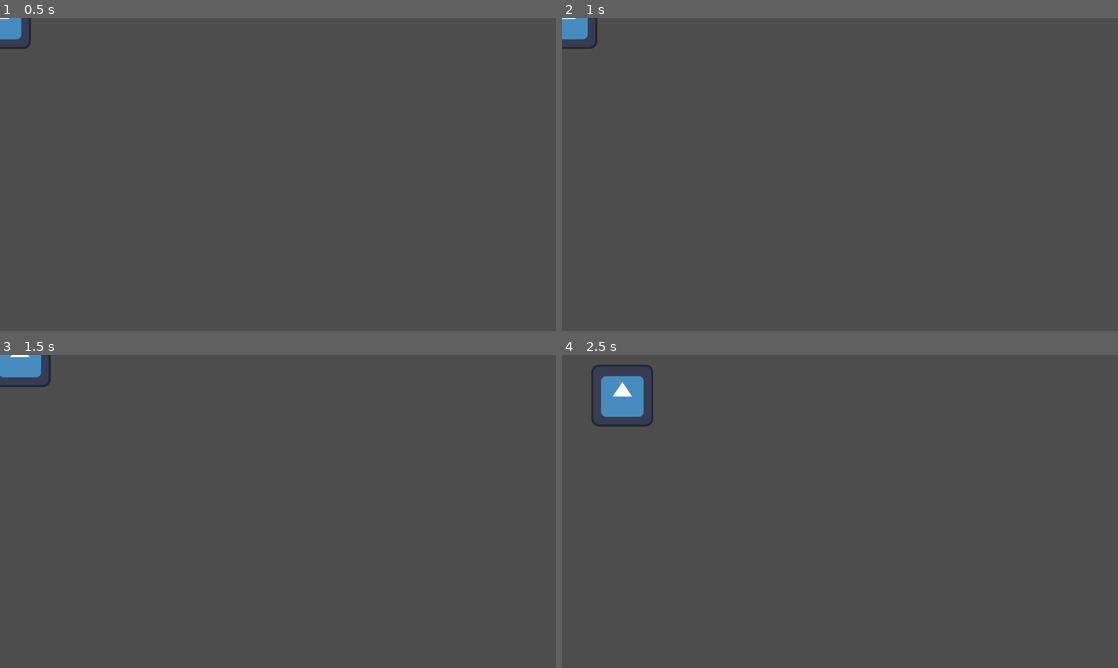
Above: before the commit, frames 1-4 (two rows, left to right).
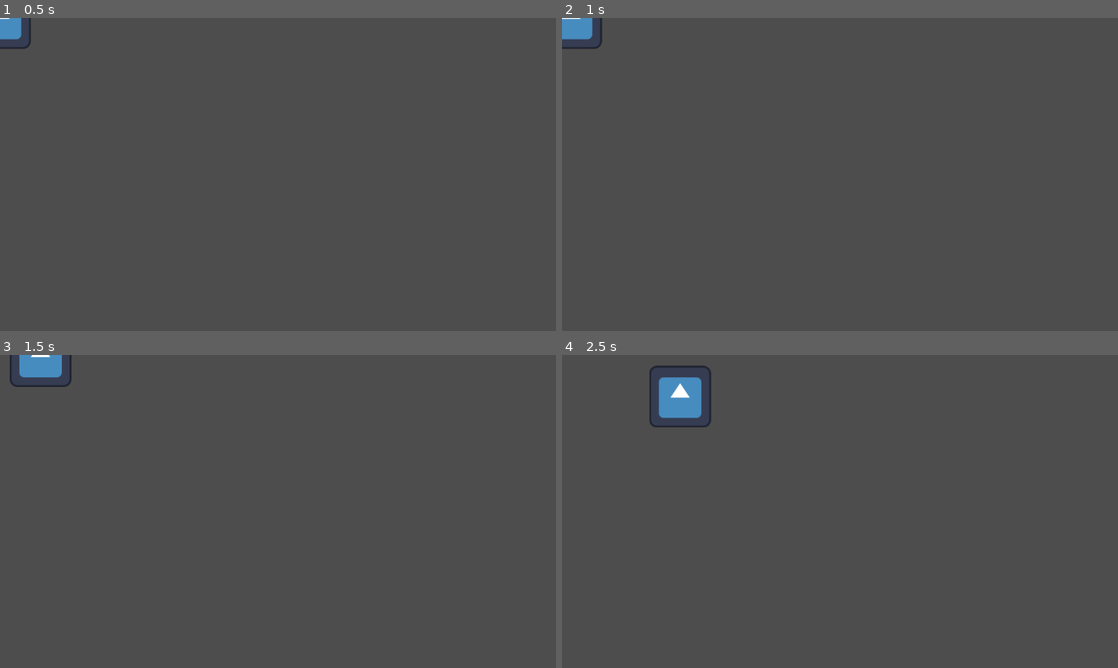
Above: after the commit, the same moments.

Repository: Statdk/rocket-rogue
Game: Godot game, scene res://player.tscn
Two runs of this game, one before a commit and one after it. Both use one fixed random seed, a clock stepped at 60 frames per second and the inputs below. The engine's default icon, where the game draws it, is replaced by a stand-in: a white triangle on a blue panel in a dark square.
Inputs:
- Up to frame 1 (0.5 s): no input
- Up to frame 2 (1 s): tap Enter at 0.5 s; hold D (move_right) from 0.53 s (still down)
- Up to frame 3 (1.5 s): release D (move_right) at 1.28 s; hold S (move_backward) from 1.28 s (still down)
- Up to frame 4 (2.5 s): release S (move_backward) at 2.03 s; hold D (move_right) from 2.03 s (still down)

Frame 1 is identical in both runs. In frame 2, 0.2% of the frame differs, in the area x 2-8%, y 0-10%; in frame 3, 0.6%; in frame 4, 2.6%, in the area x 5-27%, y 3-24%.

Commit message:
Refine controls to apply force

Diff:
--- a/player.gd
+++ b/player.gd
@@ -1,39 +1,47 @@
 extends RigidBody2D
 
-var direction_mult = {
+var direction_mult = { # Define Directional Multipliers
 	"forward": 1.0,
-	"lateral": 0.5,
-	"backward": 0.7
+	"lateral": 0.7,
+	"backward": 0.5
 }
-var linear_moveSpeed = 200
-var angular_moveSpeed = 5
+var linear_thrust = 300 # Overall thrust multiplier
+var angular_thrust = 10000 # Overall yaw thrust multiplier
 
 # Called when the node enters the scene tree for the first time.
 func _ready() -> void:
 	pass # Replace with function body.
 
-
 # Called every frame. 'delta' is the elapsed time since the previous frame.
 func _process(delta: float) -> void:
-	var precalc_velocity = Vector2(0, 0)
+	# Initialize zero force vector
+	var precalc_force = Vector2(0, 0)
+
+	# Calculate 0-1 force mult for each input
 	if Input.is_action_pressed("move_forward"):
-		precalc_velocity.y -= linear_moveSpeed * delta * direction_mult["forward"]
+		precalc_force.y -= direction_mult["forward"] * Input.get_action_strength("move_forward")
 	if Input.is_action_pressed("move_backward"):
-		precalc_velocity.y += linear_moveSpeed * delta * direction_mult["backward"]
+		precalc_force.y += direction_mult["backward"] * Input.get_action_strength("move_backward")
 	if Input.is_action_pressed("move_left"):
-		precalc_velocity.x -= linear_moveSpeed * delta * direction_mult["lateral"]
+		precalc_force.x -= direction_mult["lateral"] * Input.get_action_strength("move_left")
 	if Input.is_action_pressed("move_right"):
-		precalc_velocity.x += linear_moveSpeed * delta * direction_mult["lateral"]
+		precalc_force.x += direction_mult["lateral"] * Input.get_action_strength("move_right")
 
+	# Apply overall mult
+	precalc_force *= linear_thrust
+
+	# Rotate and apply force vector
+	constant_force.y = \
+		cos(rotation) * precalc_force.y + \
+		sin(rotation) * precalc_force.x
+	constant_force.x = \
+		cos(rotation) * precalc_force.x - \
+		sin(rotation) * precalc_force.y
+
+	# Handle yaw forces
 	if Input.is_action_pressed("yaw_left"):
-		angular_velocity -= angular_moveSpeed * delta
-	if Input.is_action_pressed("yaw_right"):
-		angular_velocity += angular_moveSpeed * delta
-
-	linear_velocity.y = linear_velocity.y + \
-		cos(rotation) * precalc_velocity.y + \
-		sin(rotation) * precalc_velocity.x
-
-	linear_velocity.x = linear_velocity.x + \
-		cos(rotation) * precalc_velocity.x - \
-		sin(rotation) * precalc_velocity.y
+		constant_torque = -angular_thrust
+	elif Input.is_action_pressed("yaw_right"):
+		constant_torque = angular_thrust
+	else:
+		constant_torque = 0
--- a/player.tscn
+++ b/player.tscn
@@ -10,6 +10,7 @@
 
 [node name="RigidBody2D" type="RigidBody2D"]
 physics_material_override = SubResource("PhysicsMaterial_onrkg")
+can_sleep = false
 script = ExtResource("1_onrkg")
 
 [node name="CollisionShape2D" type="CollisionShape2D" parent="."]
